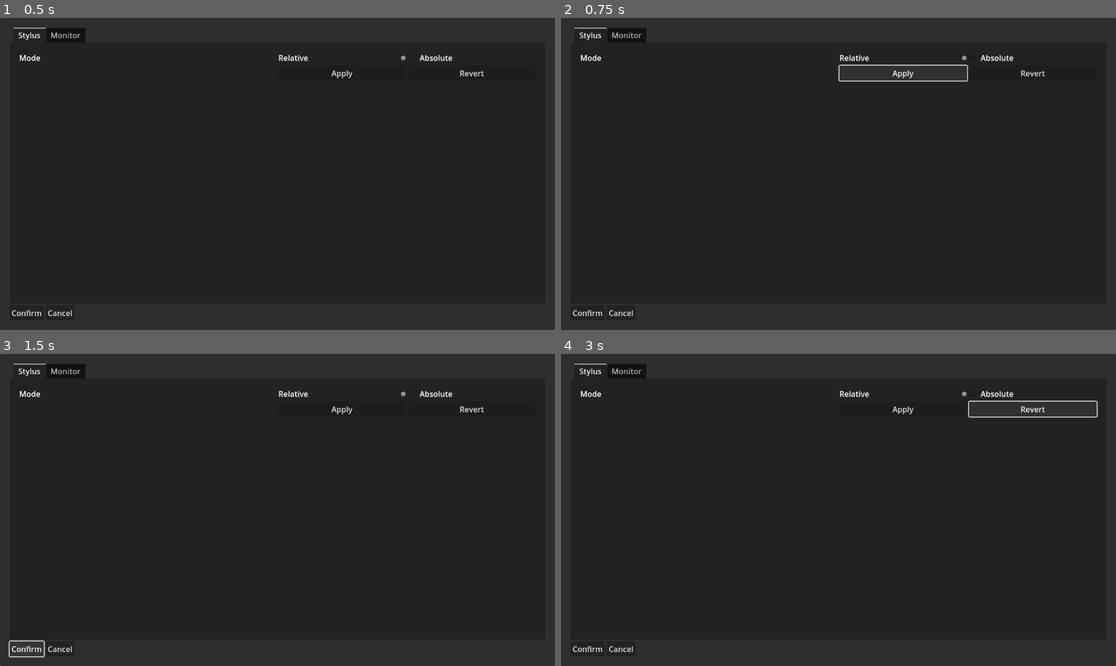
Above: before the commit, frames 1-4 (two rows, left to right).
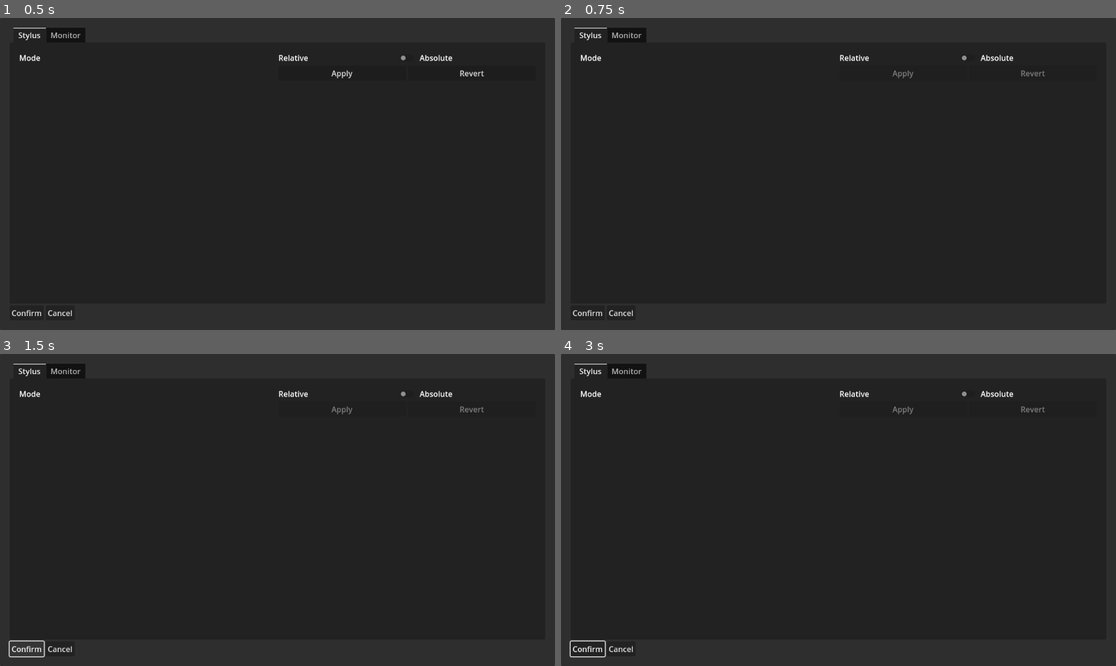
Above: after the commit, the same moments.

Repository: starlightlacuna/TabletConfigurator
Game: Godot game, scene res://scenes/main.tscn
Same seed, same stepped clock (60 frames per second), same inputs: the game is played once before the commit and once after it.
Inputs (mouse positions are in pixels of both pictures, inside the frame that each line leads up to):
- Up to frame 1 (0.5 s): no input
- Up to frame 2 (0.75 s): click "Apply" at 0.5 s
- Up to frame 3 (1.5 s): click "Confirm" at 1.25 s
- Up to frame 4 (3 s): click "Confirm" at 2 s; click (1032, 410) at 2.75 s, where only the run before the commit has a clickable "Revert"

Frame 1 is identical in both runs. In frame 2, 0.3% of the frame differs, in the area x 49-88%, y 14-21%; in frame 3, less than 0.1%; in frame 4, 0.4%, in the area x 1-97%, y 14-98%.
Error before the commit: Out of bounds get index '1' (on base: 'Array') (res://scripts/system_settings.gd:43)
Error after the commit: Out of bounds get index '1' (on base: 'Array') (res://scripts/system_settings.gd:38)

Commit message:
Add Device class and prevent disabled buttons from getting focus

Diff:
--- a/scenes/stylus_settings.gd
+++ b/scenes/stylus_settings.gd
@@ -1,22 +1,38 @@
 extends MarginContainer
 
+var mode_switch: CheckButton
+var apply_button: Button
+var revert_button: Button
 
-var mode: SystemSettings.Mode
+var mode: Device.Mode
 var styluses: Array
-var mode_switch: CheckButton
-
 
 ## TODO: Create separate scenes for each stylus found
 
 func _ready() -> void:
+	mode_switch = %ModeSwitch
+	apply_button = %ApplyButton
+	revert_button = %RevertButton
+
 	styluses = SystemSettings.get_stylus_devices()
-	mode_switch = %ModeSwitch
-	mode_switch.set_pressed_no_signal(styluses[0][3] == SystemSettings.Mode.ABSOLUTE)
+	mode_switch.set_pressed_no_signal(styluses[0].get_mode() == Device.Mode.ABSOLUTE)
 
-## TODO: Disable apply and revert buttons if there are no changes
+	_disable_buttons(true)
+
+func _disable_buttons(disable: bool) -> void:
+	apply_button.set_disabled(disable)
+	revert_button.set_disabled(disable)
+	if disable:
+		apply_button.set_focus_mode(FocusMode.FOCUS_NONE)
+		revert_button.set_focus_mode(FocusMode.FOCUS_NONE)
+	else:
+		apply_button.set_focus_mode(FocusMode.FOCUS_ALL)
+		revert_button.set_focus_mode(FocusMode.FOCUS_ALL)
 
 func _on_mode_switch_toggled(toggled_on: bool) -> void:
-	mode = SystemSettings.Mode.ABSOLUTE if toggled_on else SystemSettings.Mode.RELATIVE
+	mode = Device.Mode.ABSOLUTE if toggled_on else Device.Mode.RELATIVE
+	_disable_buttons(false)
 
 func _on_apply_button_pressed() -> void:
 	SystemSettings._set_mode("12", mode)
+	_disable_buttons(true)
--- a/scenes/stylus_settings.tscn
+++ b/scenes/stylus_settings.tscn
@@ -45,11 +45,13 @@
 layout_mode = 2
 
 [node name="ApplyButton" type="Button" parent="GridContainer/ButtonContainer"]
+unique_name_in_owner = true
 layout_mode = 2
 size_flags_horizontal = 3
 text = "Apply"
 
 [node name="RevertButton" type="Button" parent="GridContainer/ButtonContainer"]
+unique_name_in_owner = true
 layout_mode = 2
 size_flags_horizontal = 3
 text = "Revert"
--- /dev/null
+++ b/scripts/device.gd
@@ -0,0 +1,32 @@
+class_name Device
+extends Resource
+
+enum Type { STYLUS, PAD }
+enum Mode { ABSOLUTE, RELATIVE, ERROR }
+
+var name: String
+var id: String
+var type: Type
+var mode: Mode
+
+func set_type(p_type_string: String) -> void:
+	if p_type_string == "STYLUS":
+		type = Type.STYLUS
+	elif p_type_string == "PAD":
+		type = Type.PAD
+	else:
+		printerr("Unknown device type!")
+
+func get_type() -> Type:
+	return type
+
+func set_mode(mode_string: String) -> void:
+	if mode_string == "Absolute":
+		mode = Mode.ABSOLUTE
+	elif mode_string == "Relative":
+		mode = Mode.RELATIVE
+	else:
+		printerr("Unknown mode!")
+
+func get_mode() -> Mode:
+	return mode
--- a/scripts/system_settings.gd
+++ b/scripts/system_settings.gd
@@ -3,11 +3,8 @@
 
 const XSETWACOM: String = "xsetwacom"
 
-enum Mode { ABSOLUTE, RELATIVE, ERROR }
+var current_mode: Device.Mode
 
-var current_mode: Mode
-
-# TODO: Convert this mixed array into an array of custom Device objects
 ## String array containing info about Wacom devices
 ## 0: Name
 ## 1: ID
@@ -16,11 +13,7 @@
 var devices: Array
 
 func _ready() -> void:
-	# 1. Get the devices.
 	devices = _get_devices()
-	# 2. Get the mode.
-	for device in devices:
-		(device as Array).push_back(_get_mode(device[1]))
 	print(devices)
 
 # Called every frame. 'delta' is the elapsed time since the previous frame.
@@ -40,27 +33,24 @@
 		var info: Array = device.split("\t")
 		for index in info.size():
 			info[index] = (info[index] as String).rstrip(" ")
-		info[1] = (info[1] as String).substr(4)
-		info[2] = (info[2] as String).substr(6)
-		device_info.push_back(info)
-
+		var new_device: Device = Device.new()
+		new_device.name = info[0]
+		new_device.id = (info[1] as String).substr(4)
+		new_device.set_type((info[2] as String).substr(6))
+		new_device.set_mode(_get_mode(new_device.id))
+		device_info.push_back(new_device)
 	return device_info
 
-func _get_mode(device_id: String) -> Mode:
+func _get_mode(device_id: String) -> String:
 	var output: Array
 	OS.execute(XSETWACOM, ["get", device_id, "Mode"], output)
 	if output.size() > 1:
 		printerr(output[1])
-		# THIS IS A HACK. DON'T LEAVE THIS LIKE THIS PLEASE.
-		return Mode.ERROR
-	if output[0] == "Absolute\n":
-		return Mode.ABSOLUTE
-	if output[0] == "Relative\n":
-		return Mode.RELATIVE
-	return Mode.ERROR
+		return ""
+	return output[0].rstrip("\n")
 
-func _set_mode(device_id: String, mode: Mode) -> void:
-	var mode_string: String = "Absolute" if mode == Mode.ABSOLUTE else "Relative"
+func _set_mode(device_id: String, mode: Device.Mode) -> void:
+	var mode_string: String = "Absolute" if mode == Device.Mode.ABSOLUTE else "Relative"
 	var output: Array
 	OS.execute(XSETWACOM, ["set", device_id, "Mode", mode_string], output)
 	if output.size() > 1:
@@ -71,6 +61,6 @@
 func get_stylus_devices() -> Array:
 	var stylus_devices: Array = []
 	for device in devices:
-		if device[2] == "STYLUS":
+		if device.get_type() == Device.Type.STYLUS:
 			stylus_devices.push_back(device)
 	return stylus_devices
